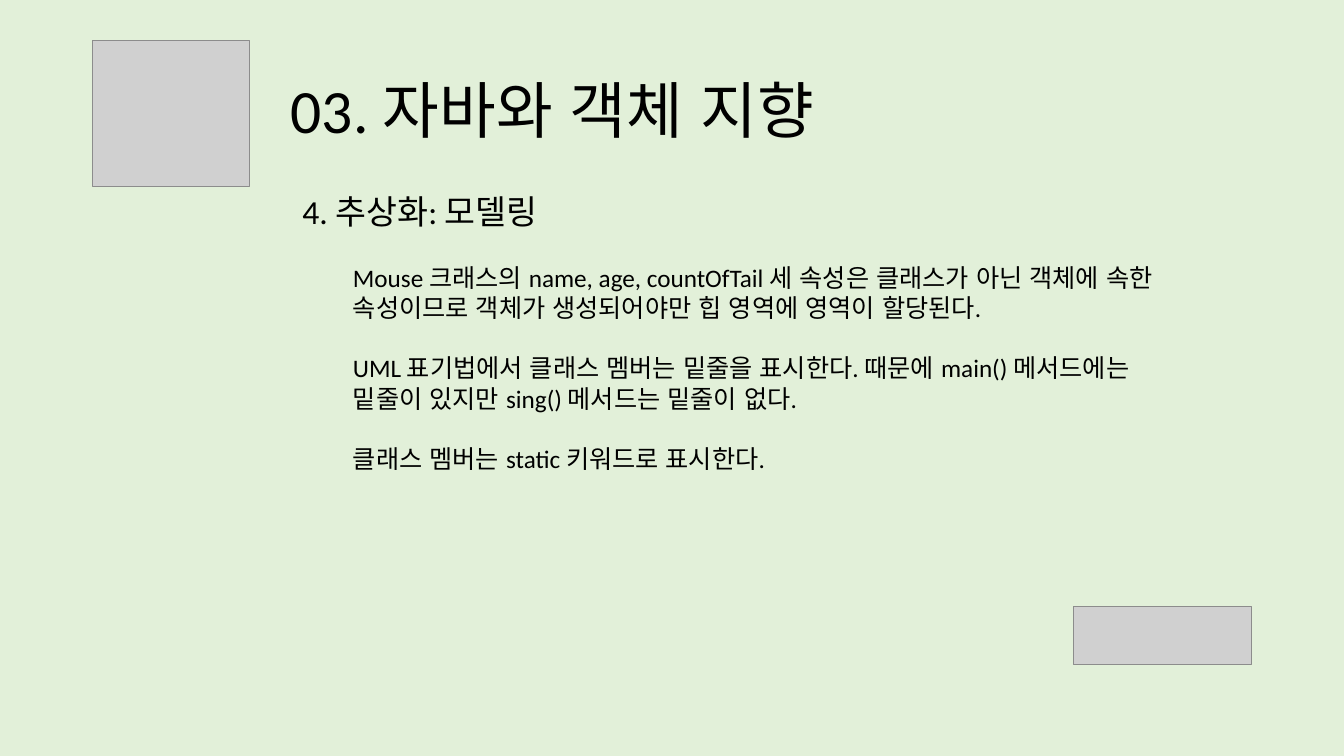
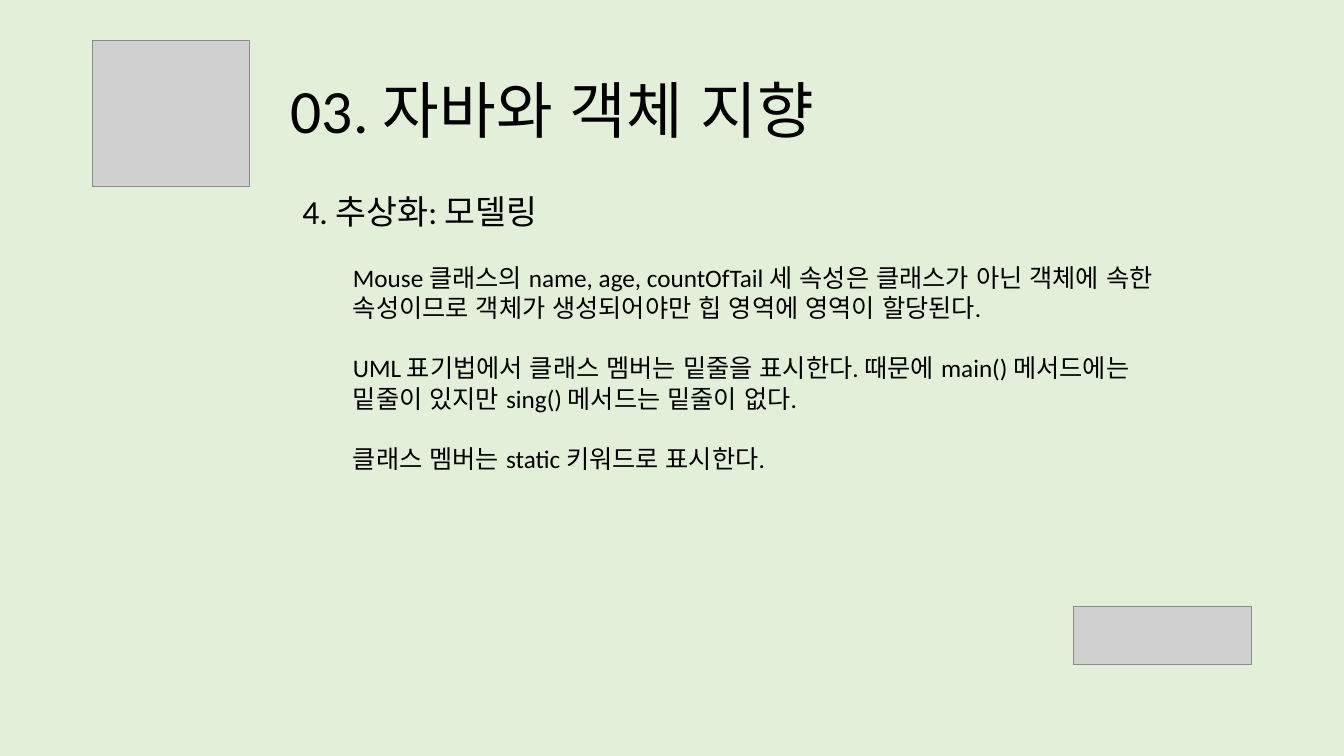
Before and after one commit to mazdah/HTTPTest, a slide deck: slide 64 of docs/스프링 입문을 위한 객체 지향의 원리와 이해 .pptx. Drawn at 1344x756 pixels with LibreOffice and Linux fonts; fonts in the diff are those of the drawing; grey boxes stand for pictures. Boxes give left, top, right and bottom in pixels: in the first picture for what was removed or moved away, otherwise in the second. Text is boxed around its words. In the diff, an @@ line names an element or a change of style, - is before the commit and + after.

```diff
--- a/docs/스프링 입문을 위한 객체 지향의 원리와 이해 .pptx
+++ b/docs/스프링 입문을 위한 객체 지향의 원리와 이해 .pptx
@@ text at (x1=353, y1=266, x2=1152, y2=319): text changed @@
-  Mouse 크래스의 name, age, countOfTail 세 속성은 클래스가 아닌 객체에 속한 속성이므로 객체가 생성되어야만 힙 영역에 영역이 할당된다.
+  Mouse 클래스의 name, age, countOfTail 세 속성은 클래스가 아닌 객체에 속한 속성이므로 객체가 생성되어야만 힙 영역에 영역이 할당된다.
```
Also in this commit, not shown: 1 other slide changed, 4 slides added.
